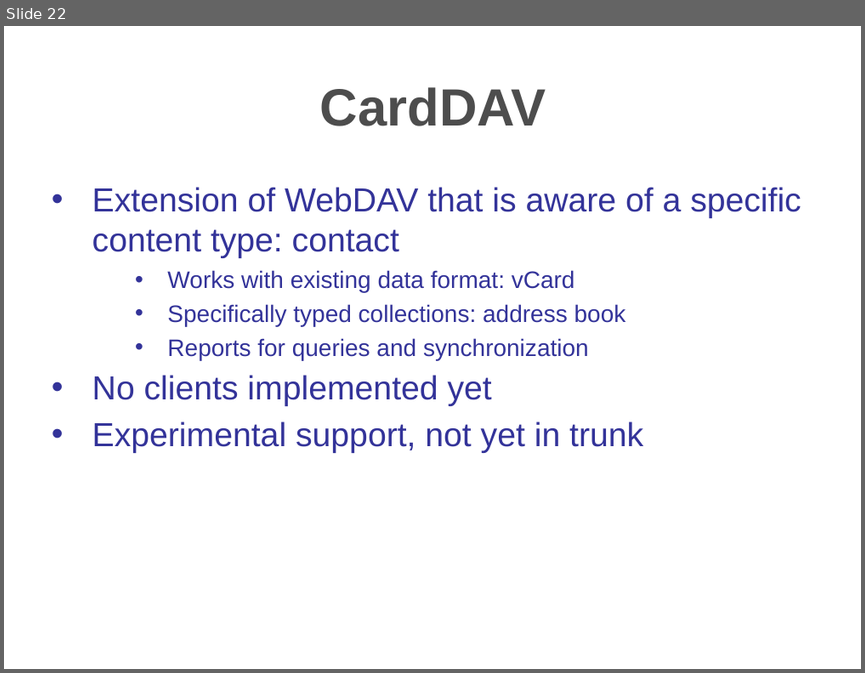
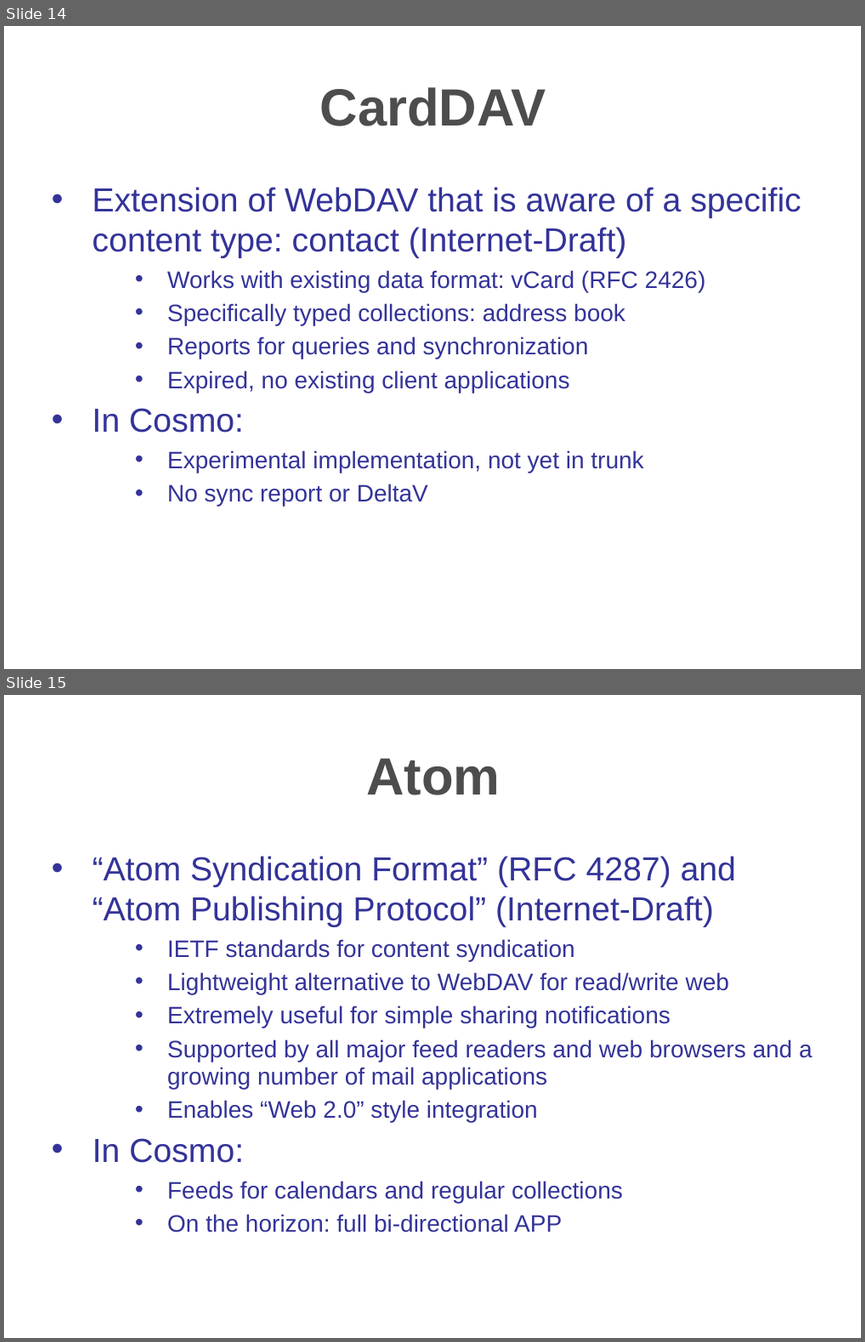
Before and after one commit to hzbarcea/cosmo, a slide deck: src/docs/presentations/apachecon2006.ppt. Shown one above the other, each under a label of ours: slide 22 before the commit, slides 14 and 15 after it. The pictures are 865x673 and 865x1342 pixels, drawn with LibreOffice and Linux fonts; fonts in the diff are those of the drawing; background and template pictures are left out. Boxes give left, top, right and bottom in pixels: in the first picture for what was removed or moved away, otherwise in the second. Text is boxed around its words. In the diff, an @@ line names an element or a change of style, - is before the commit and + after.

```diff
--- a/src/docs/presentations/apachecon2006.ppt
+++ b/src/docs/presentations/apachecon2006.ppt
@@ slide 15 added at (x1=4, y1=695, x2=861, y2=1338), background #FFFFFF; not listed: 1 template element that a slide beside it also shows @@
@@ title added at (x1=366, y1=758, x2=500, y2=795), 44 pt, text #4D4D4D, bold @@
+Atom
@@ text added at (x1=92, y1=856, x2=812, y2=1232), 20 pt, text #333399 @@
+• “Atom Syndication Format” (RFC 4287) and “Atom Publishing Protocol” (Internet-Draft)
+    • IETF standards for content syndication
+    • Lightweight alternative to WebDAV for read/write web
+    • Extremely useful for simple sharing notifications
+    • Supported by all major feed readers and web browsers and a growing number of mail applications
+    • Enables “Web 2.0” style integration
+• In Cosmo:
+    • Feeds for calendars and regular collections
+    • On the horizon: full bi-directional APP
@@ what was slide 22 is now slide 14 @@
@@ slide 14 changed as well @@
@@ text at (x1=92, y1=187, x2=801, y2=292): text changed @@
-• Extension of WebDAV that is aware of a specific content type: contact
-    • Works with existing data format: vCard
+• Extension of WebDAV that is aware of a specific content type: contact (Internet-Draft)
+    • Works with existing data format: vCard (RFC 2426)
@@ text at (x1=167, y1=303, x2=625, y2=358): line spacing 23.4pt to 23.1pt @@
@@ text at (x1=92, y1=370, x2=643, y2=505): text changed; size 28 to 20 pt @@
-• No clients implemented yet
-• Experimental support, not yet in trunk
+    • Expired, no existing client applications
+• In Cosmo:
+    • Experimental implementation, not yet in trunk
+    • No sync report or DeltaV
```
Also in this commit, not shown: 23 other slides changed, 4 other slides added, 5 slides removed.
